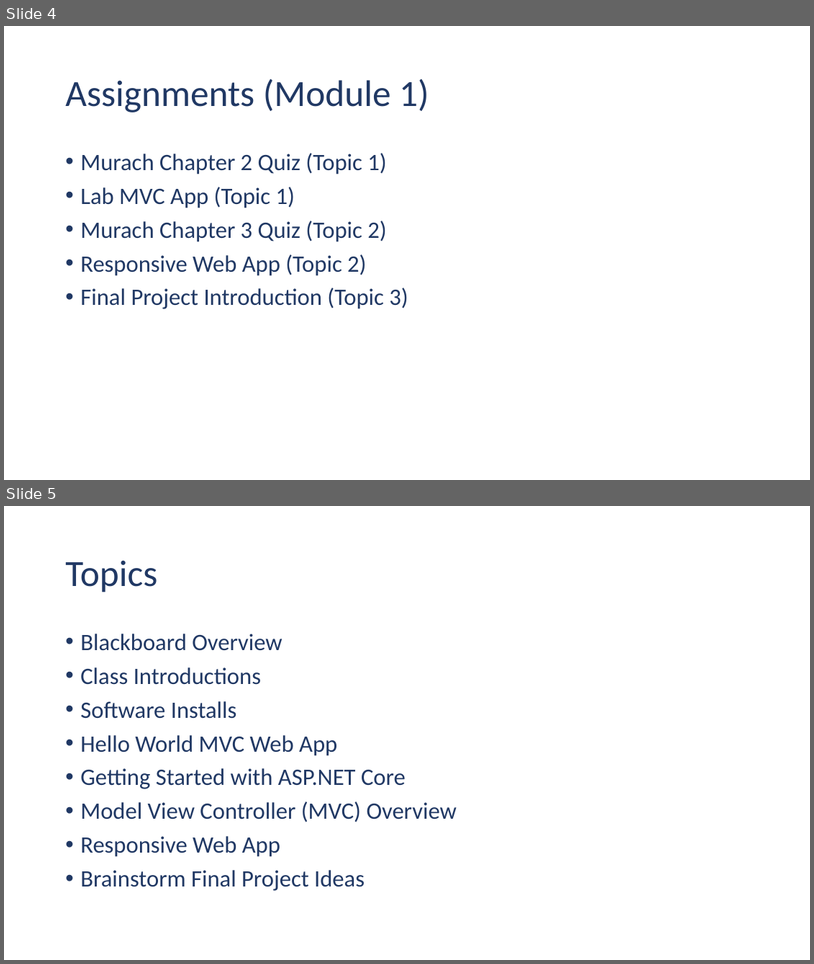
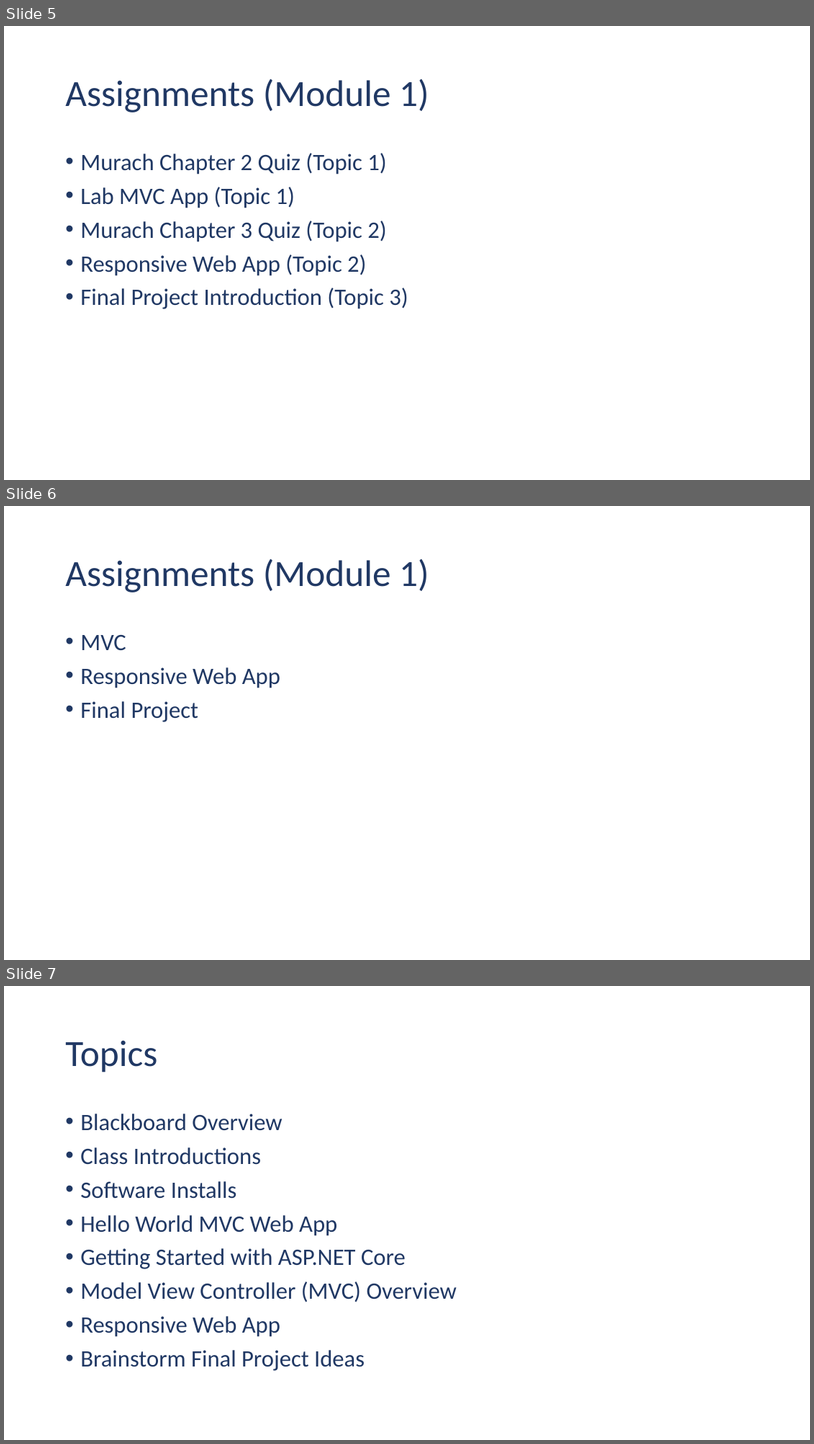
Before and after one commit to ehennis/CIS174, a slide deck: 2022-SUM/Week01.pptx. Shown one above the other, each under a label of ours: slides 4 and 5 before the commit, slides 5, 6 and 7 after it. The pictures are 814x964 and 814x1444 pixels, drawn with LibreOffice and Linux fonts; fonts in the diff are those of the drawing. Boxes give left, top, right and bottom in pixels: in the first picture for what was removed or moved away, otherwise in the second. Text is boxed around its words. In the diff, an @@ line names an element or a change of style, - is before the commit and + after.

```diff
--- a/2022-SUM/Week01.pptx
+++ b/2022-SUM/Week01.pptx
@@ slide 6 added at box(4, 506, 810, 960), background #FFFFFF @@
@@ title added at box(65, 559, 430, 592), 44 pt, text #203864 @@
+Assignments (Module 1)
@@ text added at box(80, 635, 280, 722), 28 pt, text #203864 @@
+• MVC
+• Responsive Web App
+• Final Project
@@ what was slide 4 is now slide 5 @@
@@ what was slide 5 is now slide 7 @@
```
Also in this commit, not shown: 1 slide changed, 1 other slide added, 56 other files.
